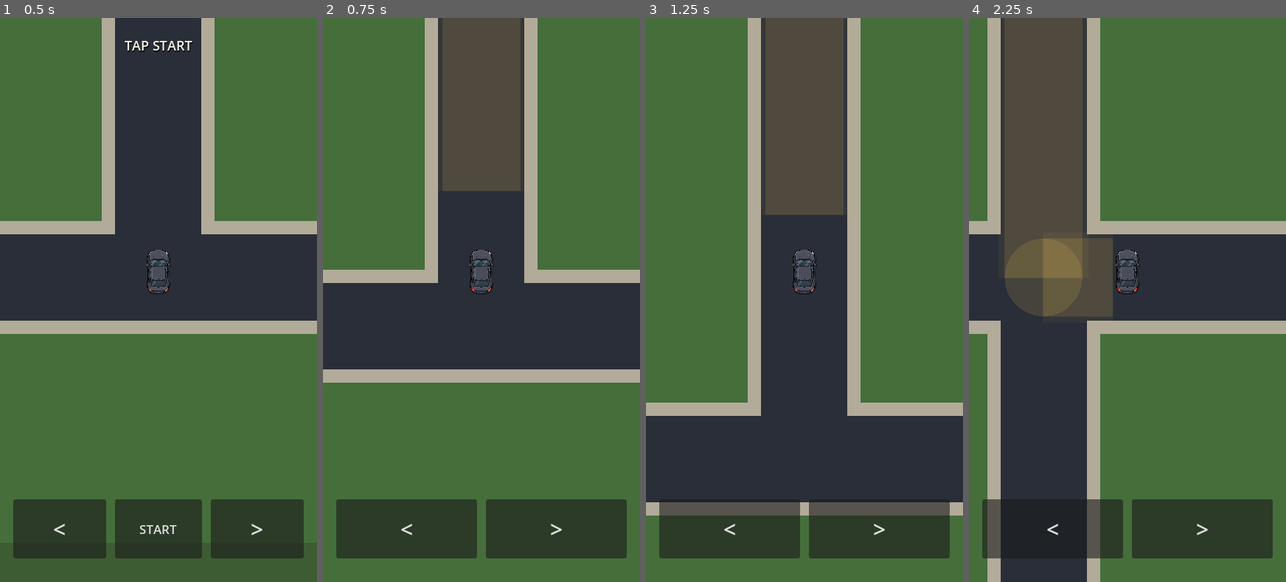
Above: before the commit, frames 1-4 (left to right).
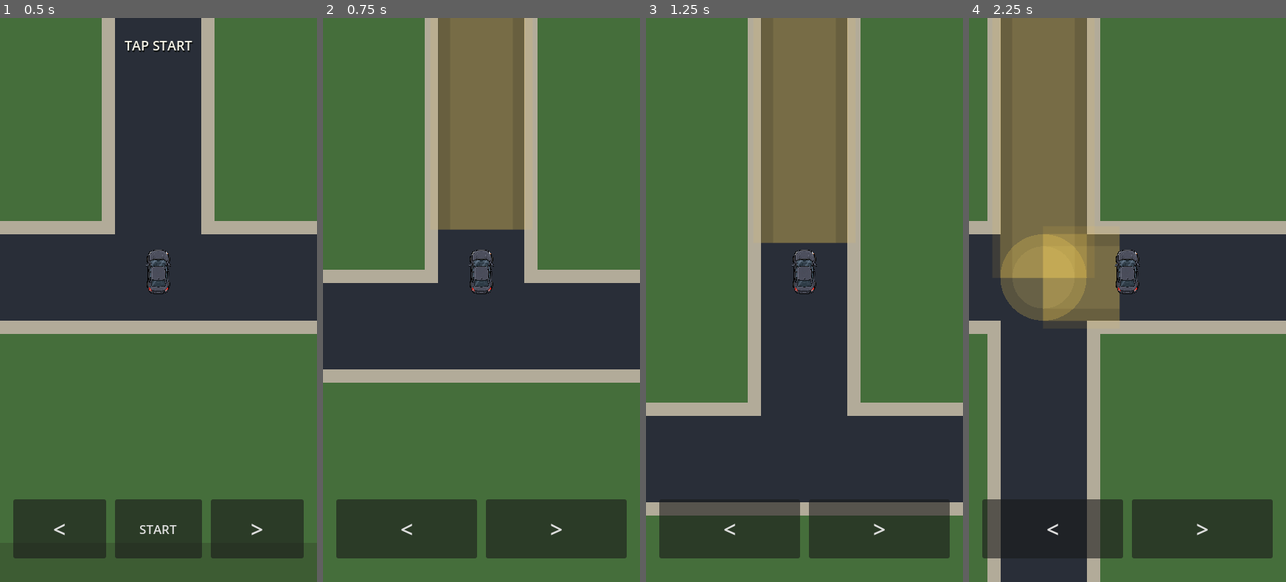
Above: after the commit, the same moments.

Repository: patrickcallahancomedy/comedian
Game: Godot game, scene res://scenes/drive/drive_module.tscn
Two runs of this game, one before a commit and one after it. Both use one fixed random seed, a clock stepped at 60 frames per second and the inputs below.
Inputs (mouse positions are in pixels of both pictures, inside the frame that each line leads up to):
- Up to frame 1 (0.5 s): no input
- Up to frame 2 (0.75 s): click "START" at 0.5 s
- Up to frame 3 (1.25 s): no input
- Up to frame 4 (2.25 s): tap Enter (ui_accept) at 1.25, 1.52 s; move the mouse to (1197, 271) at 1.27 s; hold Right 1.28-2 s; tap Space at 1.35 s; click (1197, 271) at 1.42 s; drag from (1064, 328) to (1111, 412) at 2.02 s

Frame 1 is identical in both runs. In frame 2, 10% of the frame differs, in the area x 36-64%, y 0-38%; in frame 3, 11%; in frame 4, 16%, in the area x 9-48%, y 0-54%.

Commit message:
Make route illumination visibly tint the road

Diff:
--- a/godot/scripts/drive/drive_navigation.gd
+++ b/godot/scripts/drive/drive_navigation.gd
@@ -6,11 +6,13 @@
 
 const MAP = preload("res://scripts/drive/drive_grid_map.gd")
 
-const ROUTE_GLOW_COLOR := Color(0.98, 0.78, 0.30, 0.055)
-const ROUTE_LIGHT_COLOR := Color(1.0, 0.82, 0.34, 0.13)
-const ROUTE_GLOW_WIDTH_RATIO := 1.04
-const ROUTE_LIGHT_WIDTH_RATIO := 0.90
-const ROUTE_START_AHEAD_RATIO := 0.18
+const ROUTE_GLOW_COLOR := Color(1.0, 0.78, 0.24, 0.10)
+const ROUTE_LIGHT_COLOR := Color(1.0, 0.84, 0.34, 0.22)
+const ROUTE_CORE_COLOR := Color(1.0, 0.90, 0.52, 0.10)
+const ROUTE_GLOW_WIDTH_RATIO := 1.18
+const ROUTE_LIGHT_WIDTH_RATIO := 1.00
+const ROUTE_CORE_WIDTH_RATIO := 0.72
+const ROUTE_START_AHEAD_RATIO := 0.10
 
 @onready var drive = $"../CityMap"
 @onready var status_label: Label = $"../StatusLabel"
@@ -77,6 +79,7 @@
 	var zoom: float = drive._current_world_zoom()
 	var glow_width: float = road_world_width * zoom * ROUTE_GLOW_WIDTH_RATIO
 	var light_width: float = road_world_width * zoom * ROUTE_LIGHT_WIDTH_RATIO
+	var core_width: float = road_world_width * zoom * ROUTE_CORE_WIDTH_RATIO
 
 	for index in range(world_points.size() - 1):
 		var from_world: Vector2 = world_points[index]
@@ -95,7 +98,8 @@
 			from_screen,
 			to_screen,
 			glow_width,
-			light_width
+			light_width,
+			core_width
 		)
 
 
@@ -134,11 +138,16 @@
 	from_screen: Vector2,
 	to_screen: Vector2,
 	glow_width: float,
-	light_width: float
+	light_width: float,
+	core_width: float
 ) -> void:
+	# Layered translucent washes make the asphalt itself read as illuminated,
+	# rather than drawing a thin navigation stripe on top of it.
 	draw_line(from_screen, to_screen, ROUTE_GLOW_COLOR, glow_width, true)
 	draw_line(from_screen, to_screen, ROUTE_LIGHT_COLOR, light_width, true)
+	draw_line(from_screen, to_screen, ROUTE_CORE_COLOR, core_width, true)
 	draw_circle(to_screen, light_width * 0.5, ROUTE_LIGHT_COLOR)
+	draw_circle(to_screen, core_width * 0.5, ROUTE_CORE_COLOR)
 
 
 func _current_route_states() -> Array[Vector3i]:
--- a/godot/tests/drive_grid_test.gd
+++ b/godot/tests/drive_grid_test.gd
@@ -217,18 +217,19 @@
 			"Navigation illumination is not anchored to the visual car position"
 		)
 		_check(
-			navigation.ROUTE_LIGHT_WIDTH_RATIO >= 0.85
-			and navigation.ROUTE_LIGHT_WIDTH_RATIO <= 0.95,
-			"Navigation illumination does not cover most of the road"
-		)
-		_check(
-			navigation.ROUTE_LIGHT_COLOR.a <= 0.15,
-			"Navigation illumination is not subtle"
-		)
-		_check(
-			navigation.ROUTE_START_AHEAD_RATIO >= 0.15
-			and navigation.ROUTE_START_AHEAD_RATIO <= 0.25,
-			"Navigation illumination does not start near the car"
+			navigation.ROUTE_LIGHT_WIDTH_RATIO >= 0.95
+			and navigation.ROUTE_LIGHT_WIDTH_RATIO <= 1.05,
+			"Navigation illumination does not cover the road width"
+		)
+		_check(
+			navigation.ROUTE_LIGHT_COLOR.a >= 0.18
+			and navigation.ROUTE_LIGHT_COLOR.a <= 0.25,
+			"Navigation illumination is not visibly subtle"
+		)
+		_check(
+			navigation.ROUTE_START_AHEAD_RATIO >= 0.08
+			and navigation.ROUTE_START_AHEAD_RATIO <= 0.15,
+			"Navigation illumination does not begin just ahead of the car"
 		)
 		var initial_hint: Dictionary = navigation.get_turn_hint()
 		_check(
